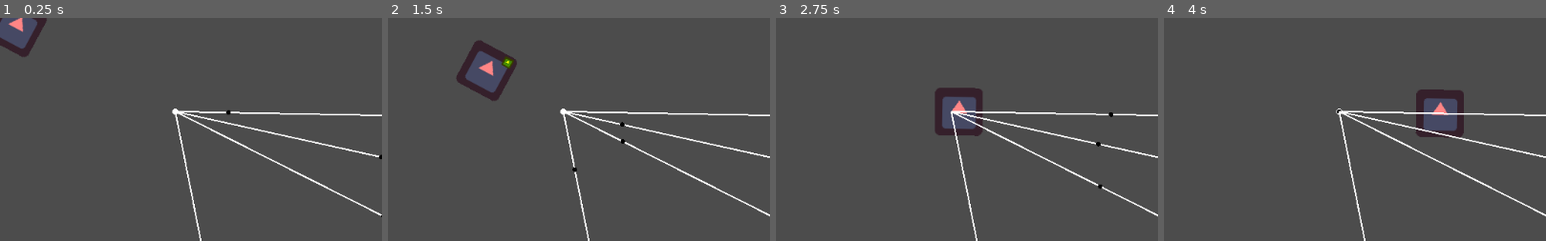
Above: before the commit, frames 1-4 (left to right).
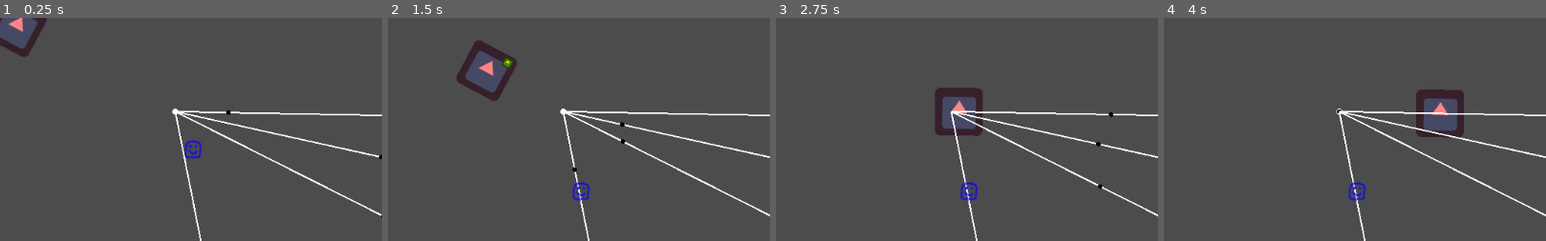
Above: after the commit, the same moments.

Repository: DevinPentecost/gmtkjam-2019
Game: Godot game, scene res://scenes/test/car_test.tscn
Two runs of this game, one before a commit and one after it. Both use one fixed random seed, a clock stepped at 60 frames per second and the inputs below. This scene is started directly instead of the project's main scene. The engine's default icon, where the game draws it, is replaced by a stand-in: a white triangle on a blue panel in a dark square.
Inputs (mouse positions are % of the whole screen's width and height, from its top left):
- Up to frame 1 (0.25 s): no input
- Up to frame 2 (1.5 s): tap Enter at 0.5 s; move the mouse to (23, 21) at 0.52 s; hold D (player_turn_right) 0.53-1.28 s; hold W (player_turn_straight) 0.53-1.28 s; click (23, 21) at 0.67 s; move the mouse to (79, 23) at 1.27 s; hold A (player_turn_left) from 1.28 s (still down); tap W (player_turn_straight) at 1.35 s; click (79, 23) at 1.42 s
- Up to frame 3 (2.75 s): move the mouse to (54, 48) at 2.02 s; release A (player_turn_left) at 2.03 s; hold D (player_turn_right) from 2.03 s (still down); hold W (player_turn_straight) from 2.03 s (still down); click (54, 48) at 2.17 s
- Up to frame 4 (4 s): move the mouse to (79, 74) at 2.77 s; release W (player_turn_straight) at 2.78 s; tap W (player_turn_straight) at 2.85 s; click (79, 74) at 2.92 s; move the mouse to (29, 73) at 3.52 s; release D (player_turn_right) at 3.53 s; hold A (player_turn_left) from 3.53 s (still down); hold W (player_turn_straight) from 3.53 s (still down); click (29, 73) at 3.67 s
The pictures show only the part of the screen within x 0-50%, y 0-50%; the shares and areas given below are measured in that part.

The runs differ from the first frame. In frame 1, 0.2% of the frame differs, in the area x 48-53%, y 54-64%; in frame 2, 0.3%, in the area x 48-53%, y 73-83%; in frame 3, 0.3%; in frame 4, 0.3%.

Commit message:
Cars flash when hit Added landmarks, passengers, pins, and their collisions/events

Diff:
--- a/project/objects/car/Car.gd
+++ b/project/objects/car/Car.gd
@@ -21,6 +21,9 @@
 
 #Animating the blinker
 var blink_on = false
+
+#Flashing for invluln
+var flashing = false
 
 # Called when the node enters the scene tree for the first time.
 func _ready():
@@ -98,3 +101,29 @@
 
 	var target_blinker = $Sprite/LeftBlinker if not blinker else $Sprite/RightBlinker
 	target_blinker.visible = on
+
+
+func _on_Car_area_entered(area):
+
+	#So what did we hit?
+	if area.is_in_group("player"):
+		#Ouchie!
+		take_hit()
+
+func take_hit():
+	#Start flashing, we're just a regular car
+	flash()
+
+func flash():
+	#Start flashing
+	if flashing:
+		return
+	flashing = true
+
+	for flash in 6:
+		$Sprite.visible = !$Sprite.visible
+		$FlashTimer.start()
+		yield($FlashTimer, "timeout")
+
+	#Done
+	flashing = false
--- a/project/objects/car/Car.tscn
+++ b/project/objects/car/Car.tscn
@@ -6,7 +6,7 @@
 [sub_resource type="RectangleShape2D" id=1]
 
 [node name="Car" type="Area2D" groups=[
-"traffic",
+"car",
 ]]
 script = ExtResource( 1 )
 
@@ -35,4 +35,9 @@
 wait_time = 0.25
 
 [node name="BlinkerAudio" type="AudioStreamPlayer2D" parent="."]
+
+[node name="FlashTimer" type="Timer" parent="."]
+wait_time = 0.33
+one_shot = true
+[connection signal="area_entered" from="." to="." method="_on_Car_area_entered"]
 [connection signal="timeout" from="BlinkerTimer" to="." method="_on_BlinkerTimer_timeout"]
--- a/project/objects/car/PlayerCar.tscn
+++ b/project/objects/car/PlayerCar.tscn
@@ -3,7 +3,9 @@
 [ext_resource path="res://objects/car/Car.tscn" type="PackedScene" id=1]
 [ext_resource path="res://objects/car/PlayerCar.gd" type="Script" id=2]
 
-[node name="PlayerCar" instance=ExtResource( 1 )]
+[node name="PlayerCar" groups=[
+"player",
+] instance=ExtResource( 1 )]
 script = ExtResource( 2 )
 speed = 125.0
 
--- /dev/null
+++ b/project/objects/landmarks/Landmark.gd
@@ -0,0 +1,3 @@
+extends Node2D
+
+export(String) var landmark_name = "LANDMARK_NAME"
--- /dev/null
+++ b/project/objects/landmarks/Landmark.tscn
@@ -0,0 +1,6 @@
+[gd_scene load_steps=2 format=2]
+
+[ext_resource path="res://objects/landmarks/Landmark.gd" type="Script" id=1]
+
+[node name="Landmark" type="Node2D"]
+script = ExtResource( 1 )
--- /dev/null
+++ b/project/objects/landmarks/Landmarks.gd
@@ -0,0 +1,9 @@
+extends Node
+
+func get_random_source():
+	var source_index = randi() % $Sources.get_child_count()
+	return $Sources.get_child(source_index)
+
+func get_random_destination():
+	var destination_index = randi() % $Destinations.get_child_count()
+	return $Destinations.get_child(destination_index)
--- /dev/null
+++ b/project/objects/landmarks/Landmarks.tscn
@@ -0,0 +1,10 @@
+[gd_scene load_steps=2 format=2]
+
+[ext_resource path="res://objects/landmarks/Landmarks.gd" type="Script" id=1]
+
+[node name="Landmarks" type="Node"]
+script = ExtResource( 1 )
+
+[node name="Sources" type="Node" parent="."]
+
+[node name="Destinations" type="Node" parent="."]
--- /dev/null
+++ b/project/objects/passenger/Passenger.gd
@@ -0,0 +1,49 @@
+extends Node
+
+signal passenger_impatient
+
+#Scoring variables
+var base_score = 100.0
+var current_score = base_score
+var score_time_loss = 10.0 #Per second
+var impatient = false
+
+#To and from locations
+var _source = null
+var _destination = null
+
+# Called when the node enters the scene tree for the first time.
+func _ready():
+	set_process(true)
+
+# Called every frame. 'delta' is the elapsed time since the previous frame.
+func _process(delta):
+
+	#Lose score over time
+	current_score -= score_time_loss * delta
+
+	#Are we impatient?
+	if not impatient and current_score < 40:
+		impatient = true
+		emit_signal("passenger_impatient")
+
+
+func refresh(source_landmark, destination_landmark):
+	impatient = false
+	_source = source_landmark
+	_destination = destination_landmark
+
+	#New score
+	current_score = base_score
+
+	#Adjust score based on distance?
+	pass
+
+func get_pickup_quote():
+	return "Hi I would like to go to the " + _destination.landmark_name
+
+func get_dropoff_quote():
+	return "Thanks for dropping me off here is " + current_score
+
+func get_impatient_quote():
+	return "Please hurry and get me to " + _destination.landmark_name
--- /dev/null
+++ b/project/objects/passenger/Passenger.tscn
@@ -0,0 +1,6 @@
+[gd_scene load_steps=2 format=2]
+
+[ext_resource path="res://objects/passenger/Passenger.gd" type="Script" id=1]
+
+[node name="Passenger" type="Node"]
+script = ExtResource( 1 )
--- /dev/null
+++ b/project/objects/passenger/PassengerController.gd
@@ -0,0 +1,60 @@
+extends Node
+
+signal passenger_collected(passenger)
+signal passenger_dropped_off(passenger)
+signal passenger_impatient(passenger)
+
+export(NodePath) var landmarks = null
+onready var _landmarks = get_node(landmarks)
+
+onready var _source_pin = $SourcePin
+onready var _destination_pin = $DestinationPin
+
+var source_landmark = null
+var destination_landmark = null
+
+onready var _passenger = $Passenger
+
+func _ready():
+
+	#Get started
+	_refresh_passenger()
+
+func _refresh_passenger():
+	#Pick a new set of places to go
+	source_landmark = _landmarks.get_random_source()
+	destination_landmark = _landmarks.get_random_destination()
+
+	#Move the source
+	_source_pin.move_to_landmark(source_landmark)
+	_source_pin.set_showing(true)
+
+	#Hide destination
+	_destination_pin.set_showing(false)
+
+	#Time to generate a new passenger
+	_passenger.refresh(source_landmark, destination_landmark)
+
+func _on_DestinationPin_pin_reached():
+
+	#Let people know
+	emit_signal("passenger_dropped_off", _passenger)
+
+	_refresh_passenger()
+
+func _on_SourcePin_pin_reached():
+
+	#Let people know
+	emit_signal("passenger_collected", _passenger)
+
+	#Show the new destination
+	_destination_pin.move_to_landmark(destination_landmark)
+	_destination_pin.set_showing(true)
+
+	#Hide the source
+	_source_pin.set_showing(false)
+
+
+func _on_Passenger_passenger_impatient():
+	#Pass it along
+	emit_signal("passenger_impatient", _passenger)
--- /dev/null
+++ b/project/objects/passenger/PassengerController.tscn
@@ -0,0 +1,25 @@
+[gd_scene load_steps=5 format=2]
+
+[ext_resource path="res://objects/passenger/PassengerController.gd" type="Script" id=1]
+[ext_resource path="res://objects/passenger/Pin.tscn" type="PackedScene" id=2]
+[ext_resource path="res://objects/passenger/pin.png" type="Texture" id=3]
+[ext_resource path="res://objects/passenger/Passenger.tscn" type="PackedScene" id=4]
+
+[node name="PassengerController" type="Node"]
+script = ExtResource( 1 )
+
+[node name="SourcePin" parent="." instance=ExtResource( 2 )]
+
+[node name="DestinationPin" parent="." instance=ExtResource( 2 )]
+
+[node name="Sprite" parent="DestinationPin" index="1"]
+texture = ExtResource( 3 )
+
+[node name="Passenger" parent="." instance=ExtResource( 4 )]
+[connection signal="pin_reached" from="SourcePin" to="." method="_on_SourcePin_pin_reached"]
+[connection signal="pin_reached" from="DestinationPin" to="." method="_on_DestinationPin_pin_reached"]
+[connection signal="passenger_impatient" from="Passenger" to="." method="_on_Passenger_passenger_impatient"]
+
+[editable path="SourcePin"]
+
+[editable path="DestinationPin"]
--- /dev/null
+++ b/project/objects/passenger/Pin.gd
@@ -0,0 +1,37 @@
+extends Area2D
+
+signal pin_reached
+
+#Tweening stuff
+var height_offset = 100.0
+var tween_time = 1.0
+var target_position = Vector2(0, 0)
+
+func set_showing(showing=true):
+
+	#Tween in/out and stuff
+	var target_y = target_position.y if showing else target_position.y - height_offset
+	var target_color = modulate
+	target_color.a = 1.0 if showing else 0.0
+	$Tween.interpolate_property(self, "global_position:y", global_position.y, target_y, tween_time, Tween.TRANS_QUAD, Tween.EASE_OUT)
+	$Tween.interpolate_property(self, "modulate", modulate, target_color, tween_time, Tween.TRANS_QUAD, Tween.EASE_OUT)
+	$Tween.start()
+
+	#Enable/disabe the collision
+	$CollisionShape2D.set_deferred("disabled", !showing)
+
+
+func move_to_landmark(target_landmark):
+
+	#Simply take it's position
+	target_position = target_landmark.global_position
+	global_position = target_landmark.global_position
+	position.y -= height_offset
+
+func _on_Pin_area_entered(area):
+
+	#Did we connect with the player?
+	if area.is_in_group("player"):
+
+		#We must have reached the destination!
+		emit_signal("pin_reached")
--- /dev/null
+++ b/project/objects/passenger/Pin.tscn
@@ -0,0 +1,22 @@
+[gd_scene load_steps=4 format=2]
+
+[ext_resource path="res://objects/passenger/Pin.gd" type="Script" id=1]
+[ext_resource path="res://objects/passenger/smile.png" type="Texture" id=2]
+
+[sub_resource type="RectangleShape2D" id=1]
+extents = Vector2( 5, 5 )
+
+[node name="Pin" type="Area2D" groups=[
+"destination",
+]]
+script = ExtResource( 1 )
+
+[node name="CollisionShape2D" type="CollisionShape2D" parent="."]
+shape = SubResource( 1 )
+
+[node name="Sprite" type="Sprite" parent="."]
+texture = ExtResource( 2 )
+offset = Vector2( 0, -11.21 )
+
+[node name="Tween" type="Tween" parent="."]
+[connection signal="area_entered" from="." to="." method="_on_Pin_area_entered"]
--- a/project/scenes/test/car_test.tscn
+++ b/project/scenes/test/car_test.tscn
@@ -1,10 +1,13 @@
-[gd_scene load_steps=6 format=2]
+[gd_scene load_steps=9 format=2]
 
 [ext_resource path="res://objects/roadgraph/RoadGraph.tscn" type="PackedScene" id=1]
 [ext_resource path="res://objects/roadgraph/RoadGraphConnection.tscn" type="PackedScene" id=2]
 [ext_resource path="res://objects/roadgraph/RoadGraphNode.tscn" type="PackedScene" id=3]
 [ext_resource path="res://objects/car/Car.tscn" type="PackedScene" id=4]
 [ext_resource path="res://objects/car/PlayerCar.tscn" type="PackedScene" id=5]
+[ext_resource path="res://objects/landmarks/Landmarks.tscn" type="PackedScene" id=6]
+[ext_resource path="res://objects/landmarks/Landmark.tscn" type="PackedScene" id=7]
+[ext_resource path="res://objects/passenger/PassengerController.tscn" type="PackedScene" id=8]
 
 [node name="Node2D" type="Node2D"]
 
@@ -77,9 +80,32 @@
 road_graph = NodePath("../RoadGraph")
 target_graph_node = NodePath("../RoadGraph/RoadGraphNodes/RoadGraphNode")
 
-[node name="PlayerCar" parent="." instance=ExtResource( 5 )]
+[node name="PlayerCar" parent="." groups=[
+"traffic",
+] instance=ExtResource( 5 )]
 position = Vector2( 0, 480.044 )
 road_graph = NodePath("../RoadGraph")
 target_graph_node = NodePath("../RoadGraph/RoadGraphNodes/RoadGraphNode4")
 
+[node name="Landmarks" parent="." instance=ExtResource( 6 )]
+
+[node name="Landmark" parent="Landmarks/Sources" index="0" instance=ExtResource( 7 )]
+position = Vector2( 259.052, 244.319 )
+
+[node name="Landmark2" parent="Landmarks/Sources" index="1" instance=ExtResource( 7 )]
+position = Vector2( 554.936, 132.595 )
+
+[node name="Landmark" parent="Landmarks/Destinations" index="0" instance=ExtResource( 7 )]
+position = Vector2( 477.589, 248.002 )
+landmark_name = "POOL"
+
+[node name="Landmark2" parent="Landmarks/Destinations" index="1" instance=ExtResource( 7 )]
+position = Vector2( 666.66, 354.815 )
+landmark_name = "GARDEN"
+
+[node name="PassengerController" parent="." instance=ExtResource( 8 )]
+landmarks = NodePath("../Landmarks")
+
 [editable path="RoadGraph"]
+
+[editable path="Landmarks"]
Binary file added: project/objects/passenger/pin.png
Not shown, added: project/objects/passenger/pin.png.import
Binary file added: project/objects/passenger/smile.png
Not shown, added: project/objects/passenger/smile.png.import
